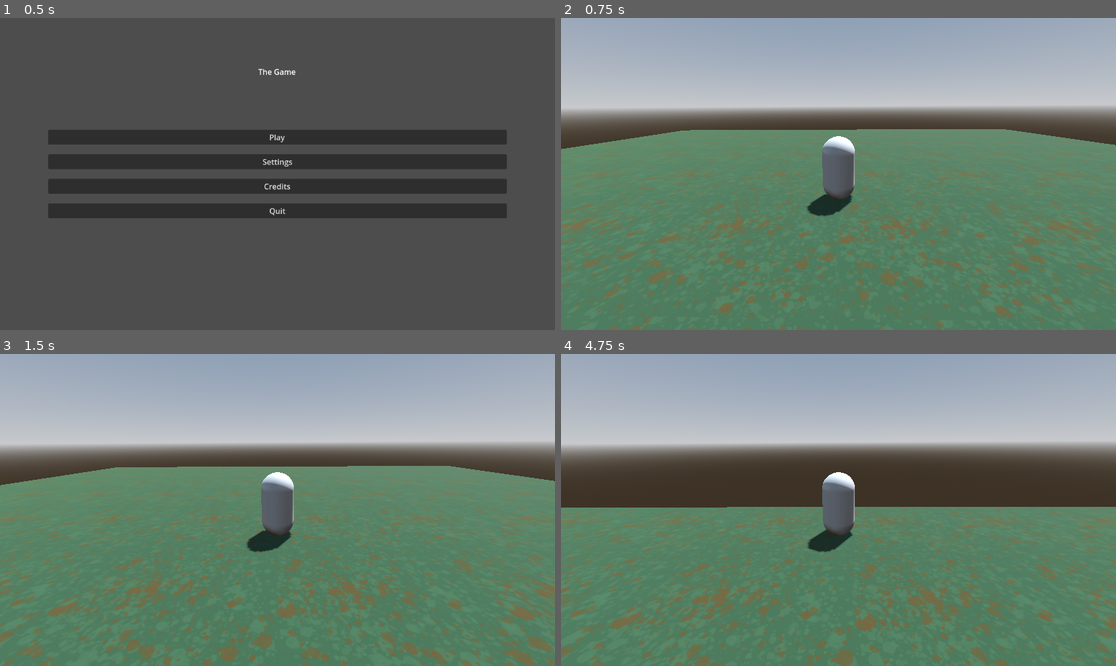
Above: before the commit, frames 1-4 (two rows, left to right).
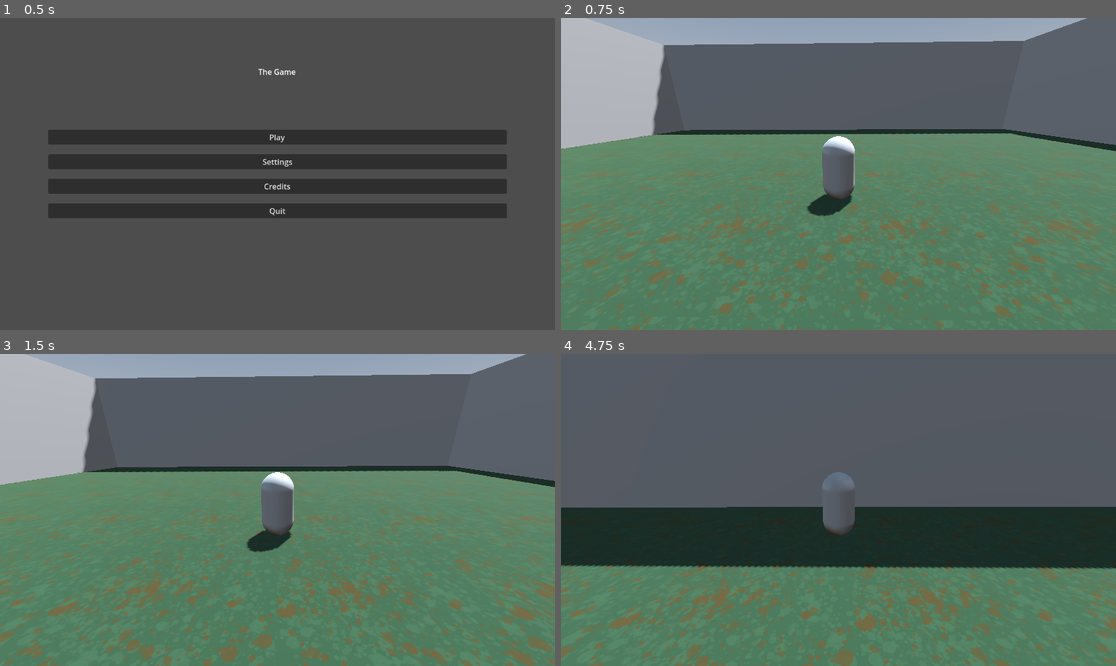
Above: after the commit, the same moments.

Repository: Zailef/GameOff2024
Game: Godot game, scene res://scenes/menus/main_menu/main_menu.tscn
Two runs of this game, one before a commit and one after it. Both use one fixed random seed, a clock stepped at 60 frames per second and the inputs below.
Inputs:
- Up to frame 1 (0.5 s): no input
- Up to frame 2 (0.75 s): click "Play" at 0.5 s
- Up to frame 3 (1.5 s): tap Enter at 1.25 s; hold W (move_forwards) from 1.28 s (still down); tap E (interact) at 1.35 s
- Up to frame 4 (4.75 s): keep holding W (move_forwards); tap Space (jump) at 1.52, 2.27, 3.77, 4.52 s; tap E (interact) every 0.75 s from 2.1 to 4.35 s

Frame 1 is identical in both runs. In frame 2, 27% of the frame differs, in the area x 0-100%, y 0-43%; in frame 3, 28%; in frame 4, 66%, in the area x 0-100%, y 0-69%.

Commit message:
Add walls to the sandbox scene

Diff:
--- a/scenes/levels/sandbox.tscn
+++ b/scenes/levels/sandbox.tscn
@@ -27,14 +27,36 @@
 transform = Transform3D(-0.866025, -0.433013, 0.25, 0, 0.5, 0.866025, -0.5, 0.75, -0.433013, 0, 0, 0)
 shadow_enabled = true
 
-[node name="Floor" type="CSGBox3D" parent="."]
+[node name="Player" parent="." instance=ExtResource("1_2fspt")]
+transform = Transform3D(0.999848, 0, 0.0174524, 0, 1, 0, -0.0174524, 0, 0.999848, 0, 1.5, 0)
+
+[node name="Bounds" type="Node3D" parent="."]
+
+[node name="Floor" type="CSGBox3D" parent="Bounds"]
 use_collision = true
 collision_mask = 0
 size = Vector3(40, 1, 40)
 material = SubResource("StandardMaterial3D_v12sb")
 
-[node name="Player" parent="." instance=ExtResource("1_2fspt")]
-transform = Transform3D(0.999848, 0, 0.0174524, 0, 1, 0, -0.0174524, 0, 0.999848, 0, 1.5, 0)
+[node name="ground-test" parent="Bounds/Floor" instance=ExtResource("2_snsrf")]
+transform = Transform3D(1, 0, 0, 0, 1, 0, 0, 0, 1, 0, 0.55, 0)
 
-[node name="ground-test" parent="." instance=ExtResource("2_snsrf")]
-transform = Transform3D(1, 0, 0, 0, 1, 0, 0, 0, 1, 0, 0.55, 0)
+[node name="FrontWall" type="CSGBox3D" parent="Bounds"]
+transform = Transform3D(1, 0, 0, 0, 1, 0, 0, 0, 1, 0, 5, -20.5)
+use_collision = true
+size = Vector3(40, 10, 1)
+
+[node name="LeftWall" type="CSGBox3D" parent="Bounds"]
+transform = Transform3D(-4.37114e-08, 0, 1, 0, 1, 0, -1, 0, -4.37114e-08, 20.5, 5, 0)
+use_collision = true
+size = Vector3(40, 10, 1)
+
+[node name="RightWall" type="CSGBox3D" parent="Bounds"]
+transform = Transform3D(-4.37114e-08, 0, 1, 0, 1, 0, -1, 0, -4.37114e-08, -20.5, 5, 0)
+use_collision = true
+size = Vector3(40, 10, 1)
+
+[node name="BackWall" type="CSGBox3D" parent="Bounds"]
+transform = Transform3D(1, 0, 0, 0, 1, 0, 0, 0, 1, 0, 5, 20.5)
+use_collision = true
+size = Vector3(40, 10, 1)
